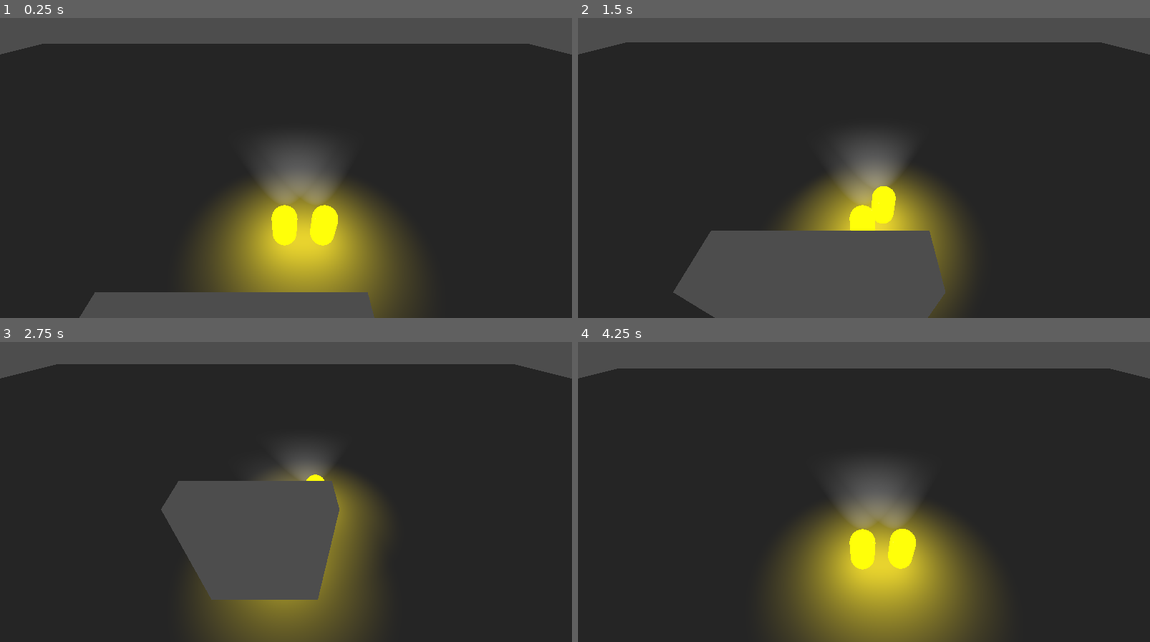
Above: before the commit, frames 1-4 (two rows, left to right).
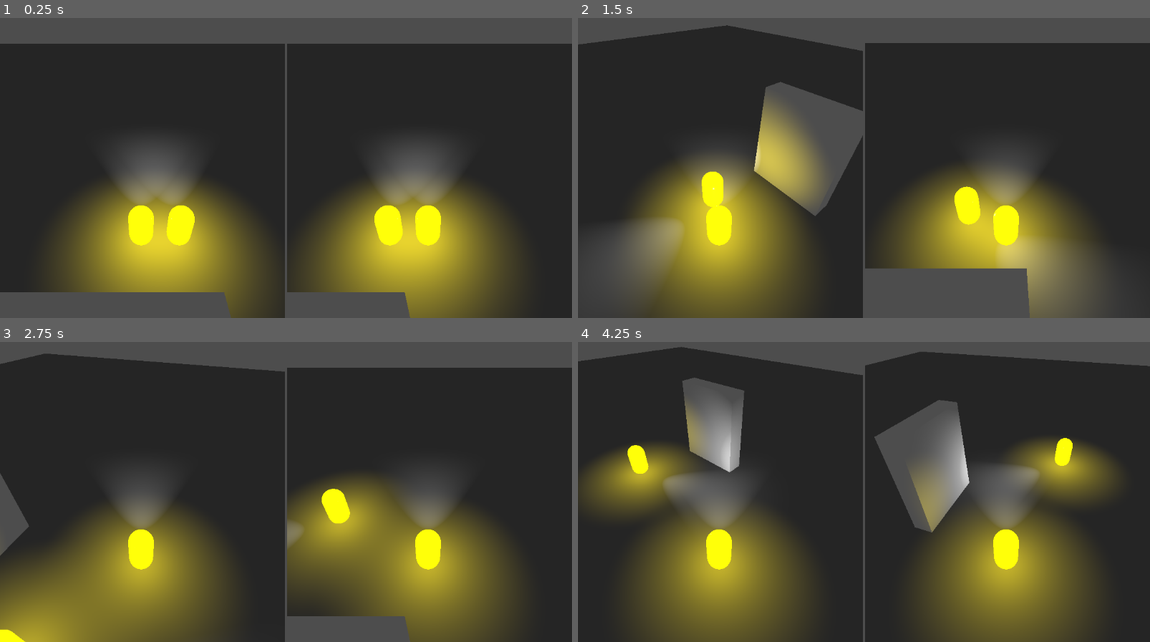
Above: after the commit, the same moments.

Repository: AmirHA-dotcom/BugsBuzzy
Game: Godot game, scene res://Scense/node_3d.tscn
Two runs of this game, one before a commit and one after it. Both use one fixed random seed, a clock stepped at 60 frames per second and the inputs below.
Inputs:
- Up to frame 1 (0.25 s): no input
- Up to frame 2 (1.5 s): tap Enter (ui_accept) at 0.5, 0.77 s; hold E (p1_rotate_right) 0.53-1.28 s; tap Keypad 2 (p2_move_down) at 0.6 s; tap Keypad 4 (p2_move_left) at 0.8, 1.35 s; hold S (p1_move_down) from 1.28 s (still down)
- Up to frame 3 (2.75 s): tap Enter (ui_accept) at 1.52 s; tap Keypad 6 (p2_move_right) at 1.55, 2.1 s; release S (p1_move_down) at 2.03 s; hold E (p1_rotate_right) from 2.03 s (still down); tap Keypad 8 (p2_move_up) at 2.3 s
- Up to frame 4 (4.25 s): release E (p1_rotate_right) at 2.78 s; hold W (p1_move_up) 2.78-3.53 s; tap Keypad 8 (p2_move_up) at 2.85 s; tap Enter (ui_accept) at 3.02, 3.77 s; tap Keypad 7 (p2_rotate_left) at 3.05 s; hold Q (p1_rotate_left) from 3.53 s (still down); hold Keypad 7 (p2_rotate_left) from 3.53 s (still down); tap Keypad 9 (p2_rotate_right) at 3.8 s

The runs differ from the first frame. In frame 1, 35% of the frame differs, in the area x 0-100%, y 8-100%; in frame 2, 45%; in frame 3, 43%; in frame 4, 51%, in the area x 0-100%, y 1-100%.

Commit message:
splited screen

Diff:
--- a/Player/player.gd
+++ b/Player/player.gd
@@ -20,8 +20,16 @@
 
 	if player_id == 1:
 		input_dir = Input.get_vector("p1_move_left", "p1_move_right", "p1_move_up", "p1_move_down");
+		if Input.is_action_pressed("p1_rotate_right"):
+			rotation.y -= ROTATION_SPEED * delta
+		elif Input.is_action_pressed("p1_rotate_left"):
+			rotation.y += ROTATION_SPEED * delta
 	elif player_id == 2:
-		input_dir = Input.get_vector("p2_move_left", "p2_move_right", "p2_move_up", "p2aadasa_move_down");
+		input_dir = Input.get_vector("p2_move_left", "p2_move_right", "p2_move_up", "p2_move_down");
+		if Input.is_action_pressed("p2_rotate_right"):
+			rotation.y -= ROTATION_SPEED * delta
+		elif Input.is_action_pressed("p2_rotate_left"):
+			rotation.y += ROTATION_SPEED * delta
 	var direction := (transform.basis * Vector3(input_dir.x, 0, input_dir.y)).normalized()
 
 	if direction:
@@ -31,10 +39,6 @@
 		velocity.x = move_toward(velocity.x, 0, SPEED)
 		velocity.z = move_toward(velocity.z, 0, SPEED)
 
-	# Handle rotation with Q and E
-	if Input.is_action_pressed("rotate_right"):
-		rotation.y -= ROTATION_SPEED * delta
-	elif Input.is_action_pressed("rotate_left"):
-		rotation.y += ROTATION_SPEED * delta
+
 
 	move_and_slide()
--- a/Scense/node_3d.tscn
+++ b/Scense/node_3d.tscn
@@ -14,9 +14,6 @@
 [node name="floor" parent="." instance=ExtResource("1_7m6t5")]
 transform = Transform3D(5, 0, 0, 0, 1, 0, 0, 0, 5, 0, 0, 0)
 
-[node name="Player1" parent="." instance=ExtResource("2_7dr2q")]
-transform = Transform3D(1, 0, 0, 0, 1, 0, 0, 0, 1, 0, 1.0484784, 0)
-
 [node name="WorldEnvironment" type="WorldEnvironment" parent="."]
 environment = SubResource("Environment_7dr2q")
 
@@ -27,6 +24,49 @@
 [node name="wall" parent="." instance=ExtResource("3_wussv")]
 transform = Transform3D(1, 0, 0, 0, 1, 0, 0, 0, 1, -0.7452594, 0.015872955, 4.1105967)
 
-[node name="Player2" parent="." instance=ExtResource("2_7dr2q")]
+[node name="Control" type="Control" parent="."]
+layout_mode = 3
+anchors_preset = 15
+anchor_right = 1.0
+anchor_bottom = 1.0
+grow_horizontal = 2
+grow_vertical = 2
+size_flags_horizontal = 3
+size_flags_vertical = 3
+
+[node name="HBoxContainer" type="HBoxContainer" parent="Control"]
+layout_mode = 1
+anchors_preset = 15
+anchor_right = 1.0
+anchor_bottom = 1.0
+grow_horizontal = 2
+grow_vertical = 2
+
+[node name="SubViewportContainer" type="SubViewportContainer" parent="Control/HBoxContainer"]
+layout_mode = 2
+size_flags_horizontal = 3
+stretch = true
+
+[node name="SubViewport" type="SubViewport" parent="Control/HBoxContainer/SubViewportContainer"]
+handle_input_locally = false
+size = Vector2i(574, 648)
+size_2d_override_stretch = true
+render_target_update_mode = 4
+
+[node name="Player1" parent="Control/HBoxContainer/SubViewportContainer/SubViewport" instance=ExtResource("2_7dr2q")]
+transform = Transform3D(1, 0, 0, 0, 1, 0, 0, 0, 1, 0, 1.0484784, 0)
+
+[node name="SubViewportContainer2" type="SubViewportContainer" parent="Control/HBoxContainer"]
+layout_mode = 2
+size_flags_horizontal = 3
+stretch = true
+
+[node name="SubViewport" type="SubViewport" parent="Control/HBoxContainer/SubViewportContainer2"]
+handle_input_locally = false
+size = Vector2i(574, 648)
+size_2d_override_stretch = true
+render_target_update_mode = 4
+
+[node name="Player2" parent="Control/HBoxContainer/SubViewportContainer2/SubViewport" instance=ExtResource("2_7dr2q")]
 transform = Transform3D(1, 0, 0, 0, 1, 0, 0, 0, 1, 1.5610292, 0.8142977, 0)
 player_id = 2
